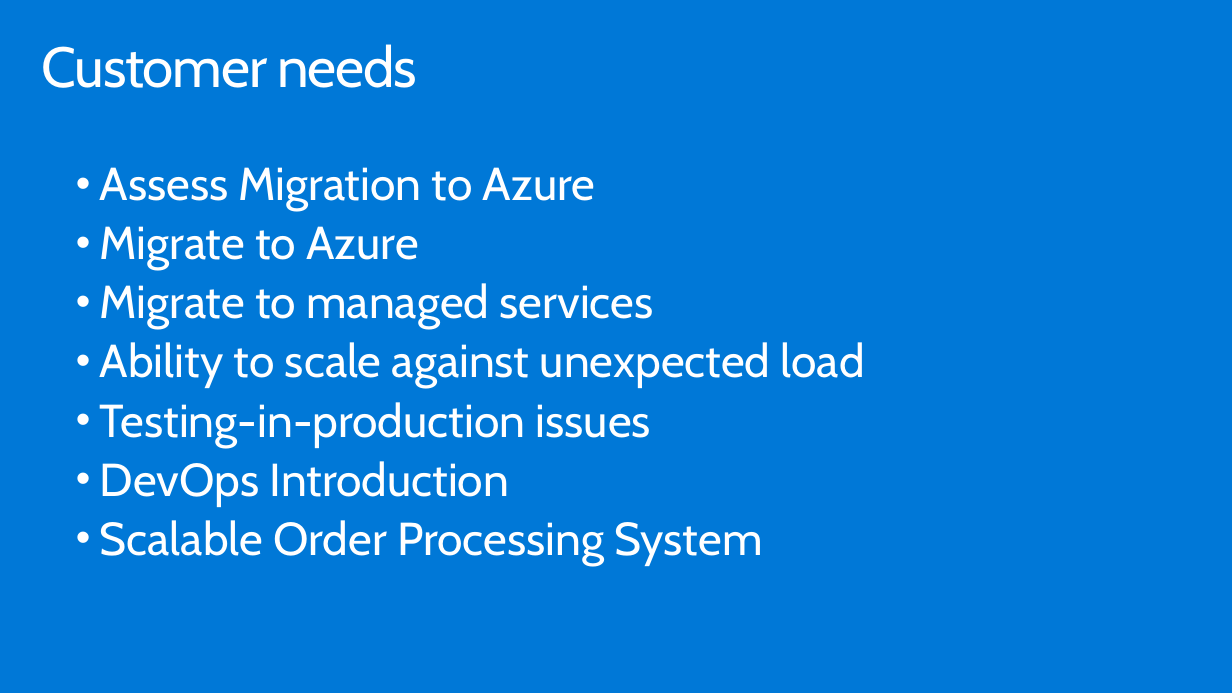
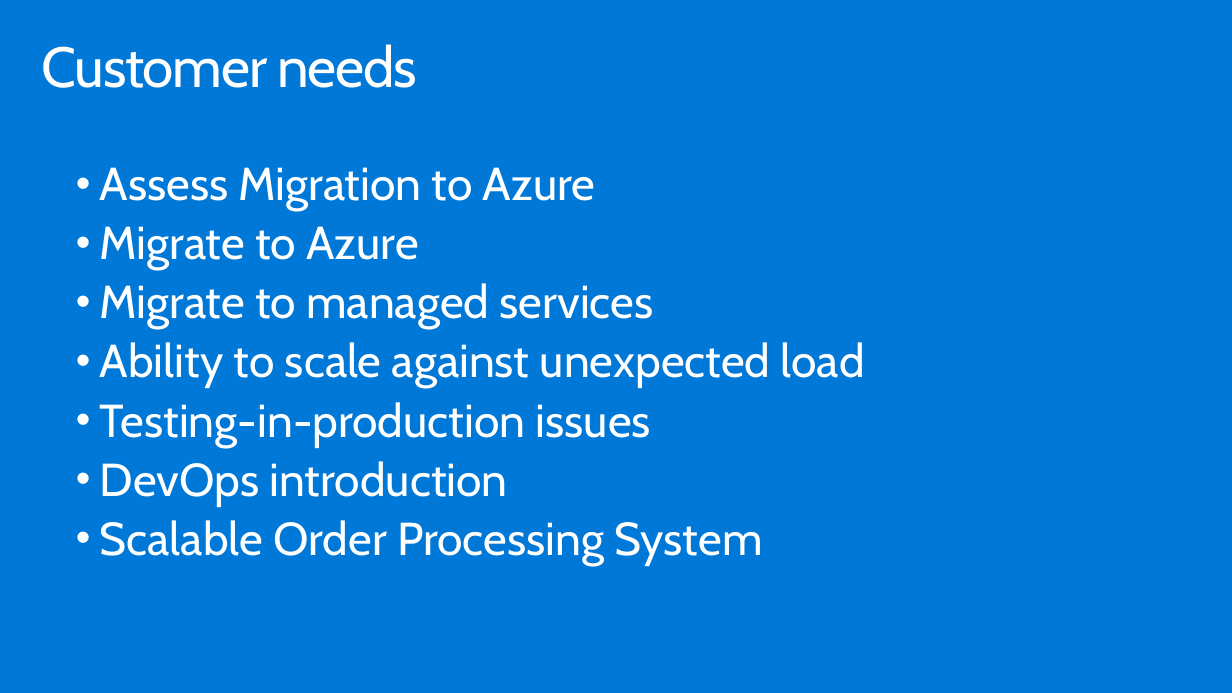
Before and after one commit to gaborkulcsarsnt/MCW-App-modernization, a slide deck: slide 6 of Whiteboard design session/WDS trainer presentation - App modernization.pptx. Drawn at 1232x693 pixels with LibreOffice and Linux fonts; fonts in the diff are those of the drawing. Boxes give left, top, right and bottom in pixels: in the first picture for what was removed or moved away, otherwise in the second. Text is boxed around its words. In the diff, an @@ line names an element or a change of style, - is before the commit and + after.

```diff
--- a/Whiteboard design session/WDS trainer presentation - App modernization.pptx
+++ b/Whiteboard design session/WDS trainer presentation - App modernization.pptx
@@ text at <box>100,461,508,507</box>: text changed @@
-  • DevOps Introduction
+  • DevOps introduction
```
Also in this commit, not shown: 4 other slides changed, 2 other files.
